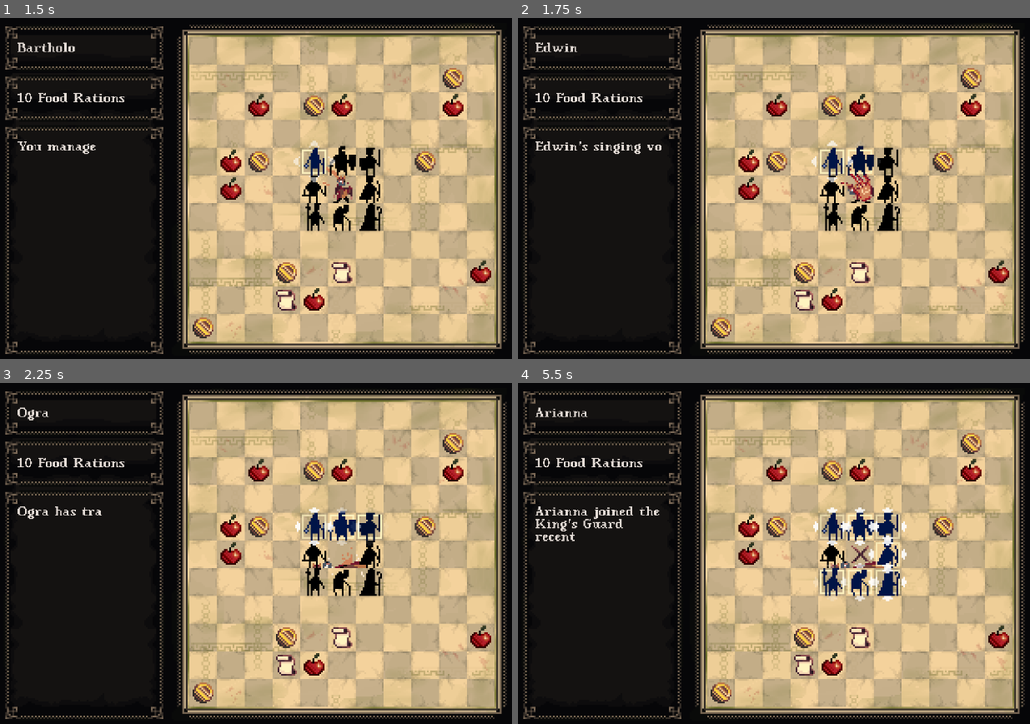
Above: before the commit, frames 1-4 (two rows, left to right).
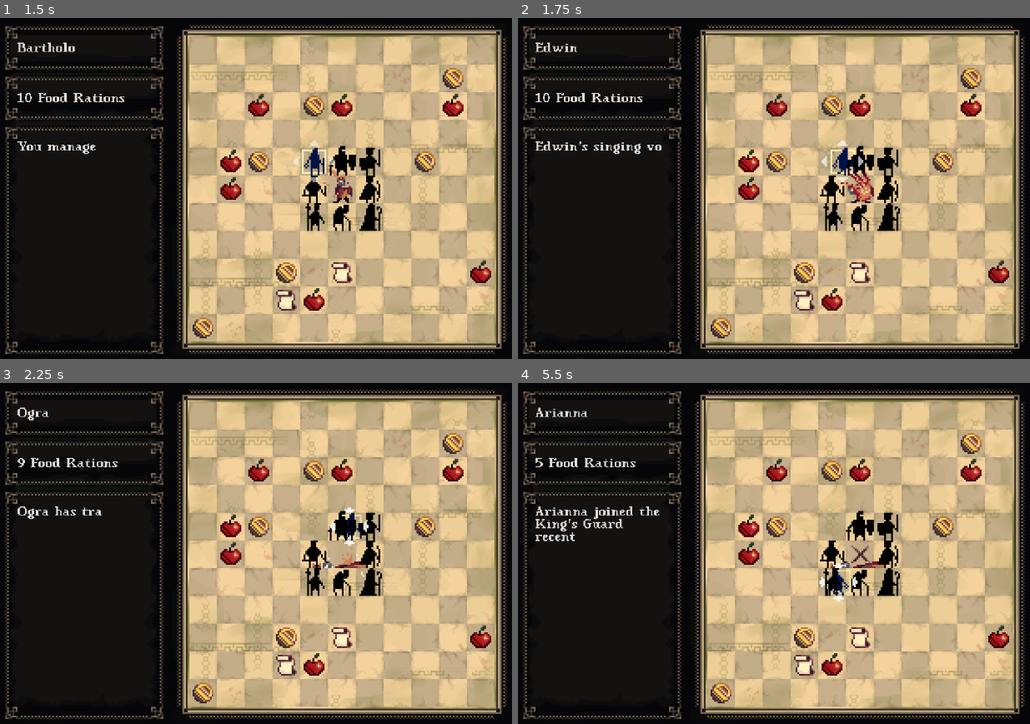
Above: after the commit, the same moments.

Repository: ibirothe/kings-rescue
Game: Godot game, scene res://Scenes/Level.tscn
Same seed, same stepped clock (60 frames per second), same inputs: the game is played once before the commit and once after it. Sound files missing from this copy of the repository are replaced by a short silence.
Inputs (mouse positions are in pixels of both pictures, inside the frame that each line leads up to):
- Up to frame 1 (1.5 s): tap Enter at 0.5 s; move the mouse to (312, 161) at 0.52 s; click (312, 161) at 0.6 s; move the mouse to (343, 161) at 1.27 s; tap L (Magic) at 1.35 s
- Up to frame 2 (1.75 s): click (861, 161) at 1.55 s
- Up to frame 3 (2.25 s): move the mouse to (368, 526) at 2.02 s; click (368, 526) at 2.1 s
- Up to frame 4 (5.5 s): move the mouse to (886, 553) at 2.77 s; click (886, 553) at 2.85 s; move the mouse to (886, 580) at 3.52 s; tap L (Magic) at 3.6 s; click (886, 580) at 3.8 s; move the mouse to (861, 580) at 4.27 s; click (861, 580) at 4.35 s; move the mouse to (830, 580) at 5.02 s; click (830, 580) at 5.1 s

Frame 1 is identical in both runs. In frame 2, 0.7% of the frame differs, in the area x 57-71%, y 35-49%; in frame 3, 1.3%; in frame 4, 2.6%, in the area x 3-76%, y 22-65%.
Error in both runs: Invalid call to function 'win_fade_out' in base 'Node2D (game_manager.gd)'. Expected 1 arguments. (res://Scripts/trap.gd:31)

Commit message:
Movement overhaul - draft
New collision arrows made, clicks seem to work, deactivation no longer happens, game_manager checks if mouse inside board for movement clicks to work

Diff:
--- a/kings-rescue/Scenes/Level.tscn
+++ b/kings-rescue/Scenes/Level.tscn
@@ -1066,6 +1066,9 @@
 [sub_resource type="RectangleShape2D" id="RectangleShape2D_641yk"]
 size = Vector2(218, 22)
 
+[sub_resource type="RectangleShape2D" id="RectangleShape2D_so7fr"]
+size = Vector2(204, 213)
+
 [node name="Level" type="Node2D"]
 
 [node name="TileMapLayer" type="TileMapLayer" parent="."]
@@ -1188,3 +1191,13 @@
 script = ExtResource("8_83tln")
 custom_typing_speed = 0.02
 metadata/_edit_use_anchors_ = true
+
+[node name="Board-click-area" type="Area2D" parent="."]
+
+[node name="CollisionShape2D" type="CollisionShape2D" parent="Board-click-area"]
+position = Vector2(-8, 5.5)
+shape = SubResource("RectangleShape2D_so7fr")
+
+[connection signal="input_event" from="Board-click-area" to="Game Manager" method="_on_boardclickarea_input_event"]
+[connection signal="mouse_entered" from="Board-click-area" to="Game Manager" method="_on_boardclickarea_mouse_entered"]
+[connection signal="mouse_exited" from="Board-click-area" to="Game Manager" method="_on_boardclickarea_mouse_exited"]
--- a/kings-rescue/Scenes/soldier.tscn
+++ b/kings-rescue/Scenes/soldier.tscn
@@ -1457,7 +1457,31 @@
 sprite_frames = SubResource("SpriteFrames_q2s4w")
 autoplay = "default"
 
+[node name="Right" type="Area2D" parent="."]
+
+[node name="CollisionPolygon2D" type="CollisionPolygon2D" parent="Right"]
+polygon = PackedVector2Array(12, 8, 90, 24, 120, 0, 90, -24, 12, -8)
+
+[node name="Left" type="Area2D" parent="."]
+
+[node name="CollisionPolygon2D2" type="CollisionPolygon2D" parent="Left"]
+polygon = PackedVector2Array(-12, 8, -90, 24, -120, 0, -90, -24, -12, -8)
+
+[node name="Down" type="Area2D" parent="."]
+
+[node name="CollisionPolygon2D3" type="CollisionPolygon2D" parent="Down"]
+polygon = PackedVector2Array(12, 8, 24, 90, 0, 120, -24, 90, -12, 8)
+
+[node name="Up" type="Area2D" parent="."]
+
+[node name="CollisionPolygon2D4" type="CollisionPolygon2D" parent="Up"]
+polygon = PackedVector2Array(12, -8, 24, -90, 0, -120, -24, -90, -12, -8)
+
 [connection signal="animation_finished" from="AnimatedSprite2D" to="." method="_on_animated_sprite_2d_animation_finished"]
 [connection signal="input_event" from="Activation_area" to="." method="_on_area_2d_input_event"]
 [connection signal="body_entered" from="Neighbours_check" to="." method="_on_neighbours_check_body_entered"]
 [connection signal="body_exited" from="Neighbours_check" to="." method="_on_neighbours_check_body_exited"]
+[connection signal="input_event" from="Right" to="." method="_on_right_input_event"]
+[connection signal="input_event" from="Left" to="." method="_on_left_input_event"]
+[connection signal="input_event" from="Down" to="." method="_on_down_input_event"]
+[connection signal="input_event" from="Up" to="." method="_on_up_input_event"]
--- a/kings-rescue/Scripts/game_manager.gd
+++ b/kings-rescue/Scripts/game_manager.gd
@@ -30,6 +30,7 @@
 var magic = false
 @onready var win_lose_label: Label = $"../CanvasLayer/Win-lose-label"
 @onready var color_rect: ColorRect = $"../CanvasLayer/ColorRect"
+var inside_board = true
 
 
 func _ready() -> void:
@@ -258,3 +259,12 @@
 		GlobalText.set_text(display_text)
 	else:
 		print("Cannot fade label - not found!")
+
+
+func _on_boardclickarea_mouse_entered() -> void:
+	inside_board = true
+	pass # Replace with function body.
+
+
+func _on_boardclickarea_mouse_exited() -> void:
+	inside_board = false
--- a/kings-rescue/Scripts/soldier.gd
+++ b/kings-rescue/Scripts/soldier.gd
@@ -30,6 +30,8 @@
 var tween
 var dead = false
 var king_direction
+var move_dir
+var click_inside
 @onready var collision_shape_2d: CollisionShape2D = $CollisionShape2D
 @onready var border_check: Area2D = $Border_check
 @onready var square_border: AnimatedSprite2D = $Square_border
@@ -135,7 +137,7 @@
 			handle_idle_state()
 		State.MOVING:
 			# Movement is handled by tween, we just watch for new input
-			handle_movement_input()
+			handle_movement_input(move_dir)
 		State.DEAD:
 			animated_sprite_2d.play(subclass+"_death")
 			animated_sprite_2d.frame = 3
@@ -159,7 +161,7 @@
 	if get_parent().soldier_changing == false and im_new == true:
 		im_new = false
 		active = true
-	if Input.is_action_just_pressed("left_click") and get_parent().click_resolved == false and game_manager.party_ended == false:
+	"""if Input.is_action_just_pressed("left_click") and get_parent().click_resolved == false and game_manager.party_ended == false:
 		var click_pos = get_global_mouse_position()
 		# If clicked far from character, return to inactive
 		var click_distance = click_pos-center.global_position
@@ -176,19 +178,19 @@
 			active = false
 			visual_deactivation()
 		else:
-			handle_movement_input()
-
-
-func handle_movement_input() -> void:
+			handle_movement_input(move_dir)"""
+
+
+func handle_movement_input(move_dir) -> void:
 	match current_state:
 		State.INACTIVE:
 			return
 	if not Input.is_action_just_pressed("left_click") or game_manager.party_ended:
 		return
-	var click_pos = get_global_mouse_position()
+	"""var click_pos = get_global_mouse_position()"""
 
 	# Check if click is outside interaction range
-	if position.distance_to(click_pos) > INTERACTION_RADIUS:
+	"""if position.distance_to(click_pos) > INTERACTION_RADIUS:
 		#print("Becoming inactive")
 		transition_to_state(State.INACTIVE)
 		if get_parent().soldier_changing == false:
@@ -196,7 +198,7 @@
 			im_new = true
 			active = false
 			visual_deactivation()
-		return
+		return"""
 	if get_parent().soldier_in_a_way == true and im_new == false:
 		#print("Guy in a way")
 		transition_to_state(State.INACTIVE)
@@ -209,7 +211,12 @@
 		return
 	if movement_locked == false and active == true:
 		movestart_position = position
-		movement = calculate_grid_movement(click_pos)
+		match move_dir:
+			"up": movement = Vector2(0, -16)
+			"down": movement = Vector2(0, 16)
+			"left": movement = Vector2(-16, 0)
+			"right": movement = Vector2(16,0)
+
 		get_parent().currently_moving = true
 		movement_locked = true
 		print("Assassin - ", assassin)
@@ -340,6 +347,7 @@
 		tween.kill() # Stop the current tween
 func death():
 	stop()
+	visual_deactivation()
 	click_resolved == true
 
 	#GlobalText.set_text("win_text")
@@ -357,7 +365,6 @@
 		dead = true
 		print("Im dead")
 		transition_to_state(State.DEAD)
-		visual_deactivation()
 		active = false
 		movement_locked = false
 		if get_parent().soldier_changing == false:
@@ -425,3 +432,33 @@
 	tween1.tween_property(square_border, "self_modulate:a", 0.0, 0.5)
 	var tween2 = create_tween()
 	tween2.tween_property(movement_arrows, "self_modulate:a", 0.0, 0.5)
+
+
+
+func _on_right_input_event(viewport: Node, event: InputEvent, shape_idx: int) -> void:
+	if Input.is_action_just_pressed("left_click"):
+		if get_parent().inside_board:
+			move_dir = "right"
+			handle_movement_input(move_dir)
+
+
+func _on_left_input_event(viewport: Node, event: InputEvent, shape_idx: int) -> void:
+	if Input.is_action_just_pressed("left_click"):
+		if get_parent().inside_board:
+			move_dir = "left"
+			handle_movement_input(move_dir)
+
+
+func _on_down_input_event(viewport: Node, event: InputEvent, shape_idx: int) -> void:
+	if Input.is_action_just_pressed("left_click"):
+		if get_parent().inside_board:
+			move_dir = "down"
+			handle_movement_input(move_dir)
+
+
+
+func _on_up_input_event(viewport: Node, event: InputEvent, shape_idx: int) -> void:
+	if Input.is_action_just_pressed("left_click"):
+		if get_parent().inside_board:
+			move_dir = "up"
+			handle_movement_input(move_dir)
Not shown: 1 places in kings-rescue/Scenes/Level.tscn that only renumber resources
